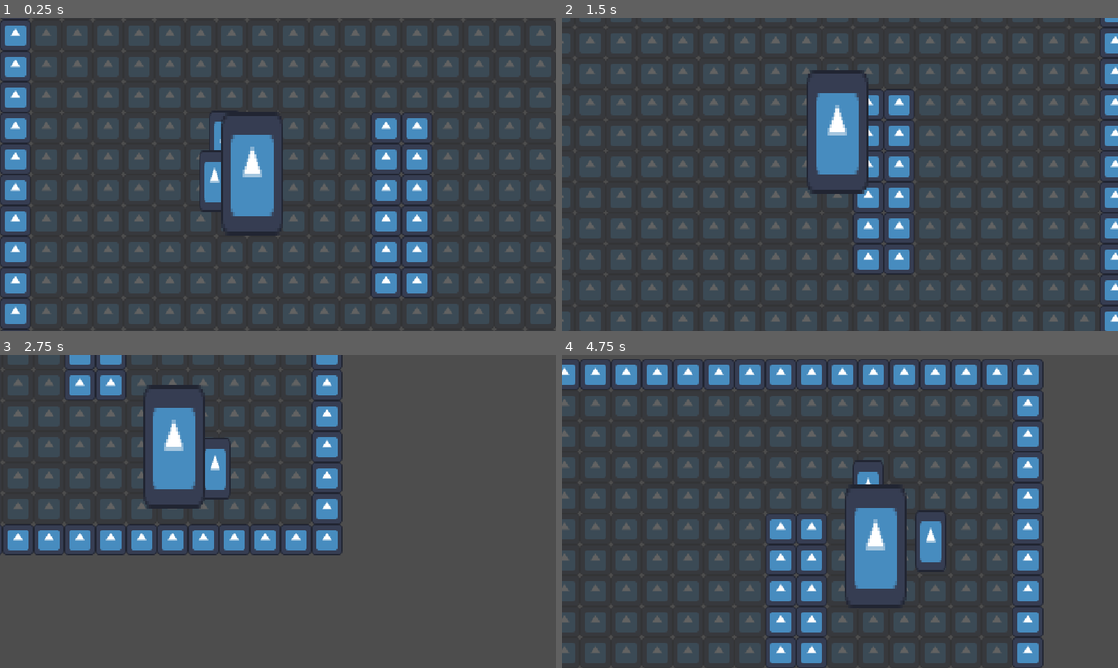
Above: before the commit, frames 1-4 (two rows, left to right).
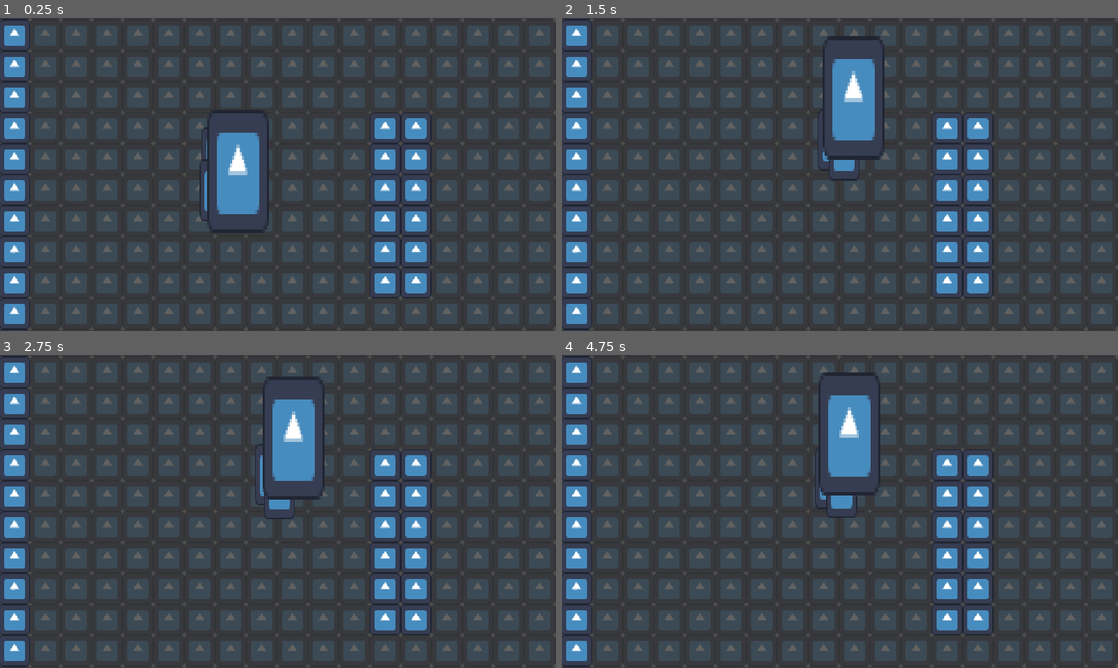
Above: after the commit, the same moments.

Repository: slotling/collateral-damage-gwj71
Game: Godot game, scene res://Scenes/Root/world.tscn
Same seed, same stepped clock (60 frames per second), same inputs: the game is played once before the commit and once after it. The engine's default icon, where the game draws it, is replaced by a stand-in: a white triangle on a blue panel in a dark square.
Inputs (mouse positions are in pixels of both pictures, inside the frame that each line leads up to):
- Up to frame 1 (0.25 s): no input
- Up to frame 2 (1.5 s): move the mouse to (962, 158) at 0.52 s; hold Right (ui_right) 0.53-1.28 s; click (962, 158) at 0.6 s; move the mouse to (728, 190) at 1.27 s; hold Down (ui_down) from 1.28 s (still down); right-click (728, 190) at 1.35 s
- Up to frame 3 (2.75 s): move the mouse to (333, 442) at 2.02 s; release Down (ui_down) at 2.03 s; hold Right (ui_right) from 2.03 s (still down); hold Shift (run) from 2.03 s (still down)
- Up to frame 4 (4.75 s): move the mouse to (812, 574) at 2.77 s; release Right (ui_right) at 2.78 s; release Shift (run) at 2.78 s; hold Up (ui_up) 2.78-3.53 s; click (812, 574) at 2.85 s; move the mouse to (1006, 558) at 3.52 s; hold Left (ui_left) from 3.53 s (still down); right-click (1006, 558) at 3.6 s; move the mouse to (673, 464) at 4.27 s; tap Shift (run) at 4.35 s

The runs differ from the first frame. In frame 1, 5.1% of the frame differs, in the area x 0-98%, y 0-100%; in frame 2, 30%; in frame 3, 26%; in frame 4, 32%, in the area x 0-100%, y 0-100%.

Commit message:
fixed enemy nav hopefully and changed bomb sprite

Diff:
--- a/Handlers/AttackHandlers/Demolitionist_Attack1.gd
+++ b/Handlers/AttackHandlers/Demolitionist_Attack1.gd
@@ -2,7 +2,7 @@
 
 var bomb_preload = preload("res://Scenes/Entities/Projectiles/Bomb.tscn")
 
-func execute():
+func execute() -> void:
 	var instance = bomb_preload.instantiate()
 	instance.init(get_parent().global_position, get_parent().get_global_mouse_position())
 	Global.add_world_node(instance)
--- a/Scenes/Entities/Characters/player.gd
+++ b/Scenes/Entities/Characters/player.gd
@@ -6,7 +6,7 @@
 var state: String = "idle"
 
 func _physics_process(delta):
-	movement_handler.dir = Input.get_vector("ui_left", "ui_right", "ui_up", "ui_down").normalized()
+	movement_handler.dir = Input.get_vector("left", "right", "forward", "backward").normalized()
 
 	movement_handler.running = Input.is_action_pressed("run")
 
--- a/Scenes/Entities/Projectiles/Bomb.tscn
+++ b/Scenes/Entities/Projectiles/Bomb.tscn
@@ -1,22 +1,20 @@
-[gd_scene load_steps=4 format=3 uid="uid://cfqvhwih0qcti"]
+[gd_scene load_steps=5 format=3 uid="uid://cfqvhwih0qcti"]
 
 [ext_resource type="PackedScene" uid="uid://ca3tsn8ksqgef" path="res://Scenes/Misc/UpCurvePath.tscn" id="1_eohv5"]
 [ext_resource type="Script" path="res://Scenes/Entities/Projectiles/Bomb.gd" id="1_vxjbw"]
+[ext_resource type="Texture2D" uid="uid://b1k3mggtht0mx" path="res://icon.svg" id="3_wqwyo"]
 
-[sub_resource type="Curve2D" id="Curve2D_a7154"]
+[sub_resource type="Curve2D" id="Curve2D_y73i5"]
 resource_local_to_scene = true
 
 [node name="Bomb" type="Node2D"]
 script = ExtResource("1_vxjbw")
 
 [node name="UpCurvePath" parent="." instance=ExtResource("1_eohv5")]
-curve = SubResource("Curve2D_a7154")
+curve = SubResource("Curve2D_y73i5")
 
-[node name="ColorRect" type="ColorRect" parent="UpCurvePath/PathFollow2D" index="0"]
-offset_left = -19.3123
-offset_top = -16.3412
-offset_right = 20.6877
-offset_bottom = 23.6588
-rotation = -0.261799
+[node name="Sprite2D" type="Sprite2D" parent="UpCurvePath/PathFollow2D" index="0"]
+modulate = Color(1, 0, 1, 1)
+texture = ExtResource("3_wqwyo")
 
 [editable path="UpCurvePath"]
--- a/Scenes/Entities/enemy.gd
+++ b/Scenes/Entities/enemy.gd
@@ -62,3 +62,6 @@
 
 func _on_health_handler_died(cause):
 	queue_free()
+
+func _on_hit_box_handler_hit(strength, cause):
+	health_handler.affect(-abs(strength), cause)
--- a/Scenes/Entities/enemy.tscn
+++ b/Scenes/Entities/enemy.tscn
@@ -48,3 +48,7 @@
 max_speed = 150
 
 [node name="NavigationAgent2D" type="NavigationAgent2D" parent="."]
+path_postprocessing = 1
+
+[connection signal="hit" from="HitBoxHandler" to="." method="_on_hit_box_handler_hit"]
+[connection signal="died" from="HealthHandler" to="." method="_on_health_handler_died"]
--- /dev/null
+++ b/Scenes/Entities/player.tscn
@@ -0,0 +1,33 @@
+[gd_scene load_steps=8 format=3 uid="uid://tnsyn0xrnpqa"]
+
+[ext_resource type="Script" path="res://Scenes/Entities/Characters/player.gd" id="1_4mm5d"]
+[ext_resource type="PackedScene" uid="uid://dop5wt4mfcqi1" path="res://Scenes/Display/camera.tscn" id="2_04t7k"]
+[ext_resource type="PackedScene" uid="uid://7ua4udaksgfe" path="res://Handlers/movement_handler.tscn" id="2_wj5aa"]
+[ext_resource type="PackedScene" uid="uid://bd0rf1irac7tl" path="res://Handlers/health_handler.tscn" id="3_mkbxr"]
+[ext_resource type="PackedScene" uid="uid://bn7wfghlv05w0" path="res://Handlers/soft_collision.tscn" id="5_y6jt2"]
+
+[sub_resource type="CircleShape2D" id="CircleShape2D_6q348"]
+radius = 40.0
+
+[sub_resource type="RectangleShape2D" id="RectangleShape2D_jroy1"]
+size = Vector2(24, 24)
+
+[node name="Player" type="CharacterBody2D" groups=["player"]]
+motion_mode = 1
+script = ExtResource("1_4mm5d")
+
+[node name="Camera" parent="." instance=ExtResource("2_04t7k")]
+
+[node name="SoftCollision" parent="." instance=ExtResource("5_y6jt2")]
+
+[node name="CollisionShape2D" type="CollisionShape2D" parent="SoftCollision"]
+shape = SubResource("CircleShape2D_6q348")
+
+[node name="CollisionShape2D" type="CollisionShape2D" parent="."]
+shape = SubResource("RectangleShape2D_jroy1")
+
+[node name="MovementHandler" parent="." instance=ExtResource("2_wj5aa")]
+
+[node name="HealthHandler" parent="." instance=ExtResource("3_mkbxr")]
+
+[connection signal="died" from="HealthHandler" to="." method="_on_health_handler_died"]
--- a/Scenes/Root/world.tscn
+++ b/Scenes/Root/world.tscn
@@ -12,6 +12,7 @@
 layer_0/tile_data = PackedInt32Array(-131061, 0, 0, -196597, 0, 0, -262133, 0, 0, -327669, 0, 0, -393205, 0, 0, -458741 …(4623 unchanged characters)…
 
 [node name="DemolitionistPlayer" parent="." instance=ExtResource("2_0m2oe")]
+position = Vector2(1, 0)
 
 [node name="Enemy" parent="." instance=ExtResource("3_r2ge0")]
 position = Vector2(-144, 0)
--- a/project.godot
+++ b/project.godot
@@ -52,6 +52,26 @@
 "events": [Object(InputEventMouseButton,"resource_local_to_scene":false,"resource_name":"","device":-1,"window_id":0,"a …(253 unchanged characters)…
 ]
 }
+forward={
+"deadzone": 0.5,
+"events": [Object(InputEventKey,"resource_local_to_scene":false,"resource_name":"","device":-1,"window_id":0,"alt_pressed":false,"shift_pressed":false,"ctrl_pressed":false,"meta_pressed":false,"pressed":false,"keycode":0,"physical_keycode":87,"key_label":0,"unicode":119,"echo":false,"script":null)
+]
+}
+backward={
+"deadzone": 0.5,
+"events": [Object(InputEventKey,"resource_local_to_scene":false,"resource_name":"","device":-1,"window_id":0,"alt_pressed":false,"shift_pressed":false,"ctrl_pressed":false,"meta_pressed":false,"pressed":false,"keycode":0,"physical_keycode":83,"key_label":0,"unicode":115,"echo":false,"script":null)
+]
+}
+left={
+"deadzone": 0.5,
+"events": [Object(InputEventKey,"resource_local_to_scene":false,"resource_name":"","device":-1,"window_id":0,"alt_pressed":false,"shift_pressed":false,"ctrl_pressed":false,"meta_pressed":false,"pressed":false,"keycode":0,"physical_keycode":65,"key_label":0,"unicode":97,"echo":false,"script":null)
+]
+}
+right={
+"deadzone": 0.5,
+"events": [Object(InputEventKey,"resource_local_to_scene":false,"resource_name":"","device":-1,"window_id":0,"alt_pressed":false,"shift_pressed":false,"ctrl_pressed":false,"meta_pressed":false,"pressed":false,"keycode":0,"physical_keycode":68,"key_label":0,"unicode":100,"echo":false,"script":null)
+]
+}
 
 [layer_names]
 
